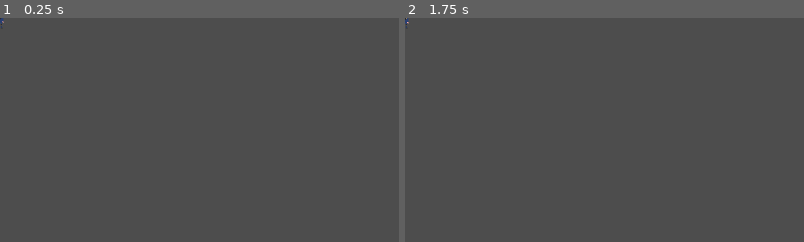
Above: before the commit, frames 1-2 (left to right).
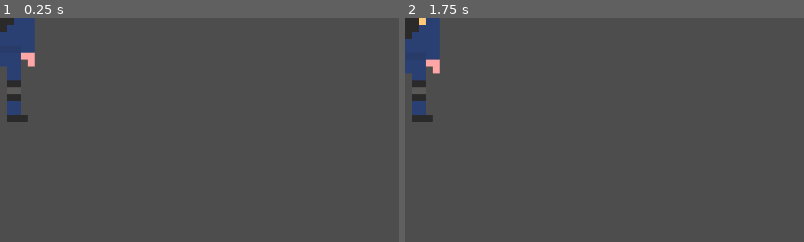
Above: after the commit, the same moments.

Repository: Bobbybear007/WinterGameJam2024
Game: Godot game, scene res://hello_does_this_work.tscn
Two runs of this game, one before a commit and one after it. Both use one fixed random seed, a clock stepped at 60 frames per second and the inputs below. This scene is started directly instead of the project's main scene.
Inputs:
- Up to frame 1 (0.25 s): no input
- Up to frame 2 (1.75 s): hold D (Right) 0.53-1.28 s; tap Enter at 1.25 s; hold S (Down) from 1.28 s (still down)
The pictures show only the part of the screen within x 0-50%, y 0-50%; the shares and areas given below are measured in that part.

The runs differ from the first frame. In frame 1, 2.7% of the frame differs, in the area x 0-9%, y 0-47%; in frame 2, 2.8%.

Commit message:
Increased player size

Diff:
--- a/new-game-project/hello_does_this_work.tscn
+++ b/new-game-project/hello_does_this_work.tscn
@@ -121,6 +121,7 @@
 }]
 
 [node name="hello_does_this_work" type="Node2D"]
+scale = Vector2(10, 10)
 
 [node name="Hat" type="AnimatedSprite2D" parent="."]
 z_index = 1
